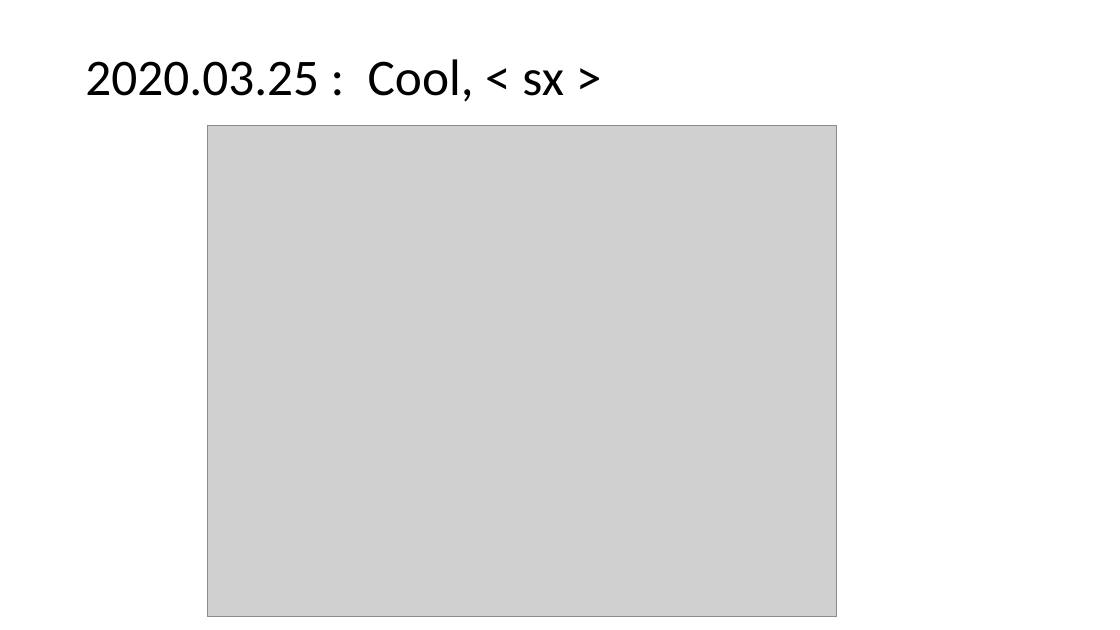
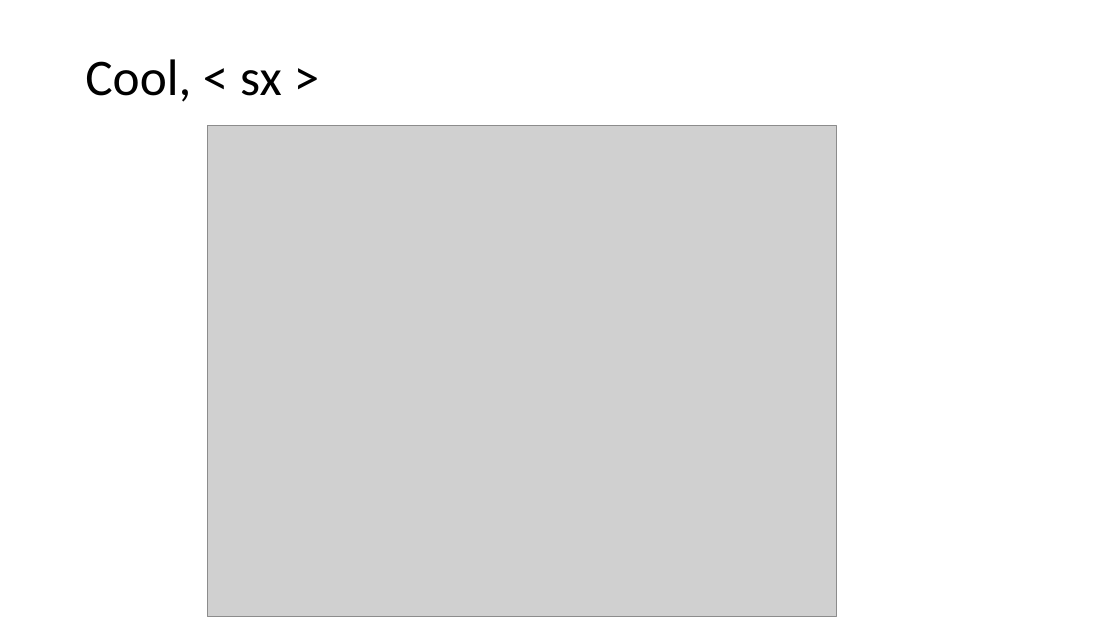
Before and after one commit to Sharon-Liang/JuliaCMPO, a slide deck: slide 7 of cmpo_running_notes.pptx. Drawn at 1120x630 pixels with LibreOffice and Linux fonts; fonts in the diff are those of the drawing; grey boxes stand for pictures. Boxes give left, top, right and bottom in pixels: in the first picture for what was removed or moved away, otherwise in the second. Text is boxed around its words. In the diff, an @@ line names an element or a change of style, - is before the commit and + after.

```diff
--- a/cmpo_running_notes.pptx
+++ b/cmpo_running_notes.pptx
@@ title at [85,59,282,102]: text changed @@
-2020.03.25 : Cool, < sx >
+Cool, < sx >
```
Also in this commit, not shown: 5 other slides changed, 1 slide added, 3 other files.
